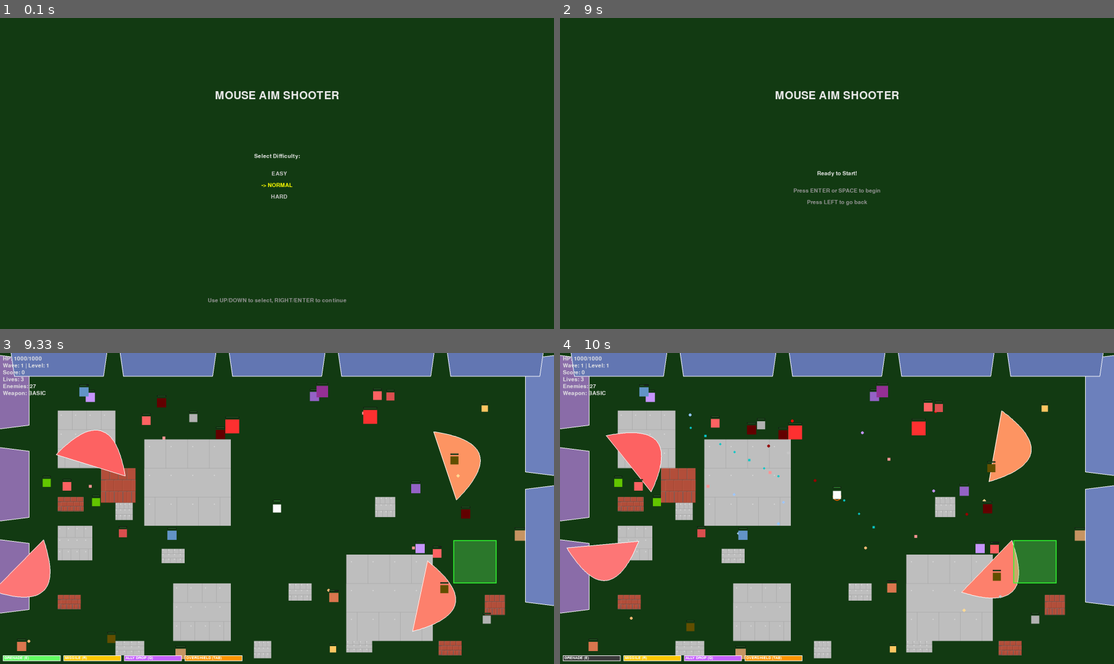
Above: before the commit, frames 1-4 (two rows, left to right).
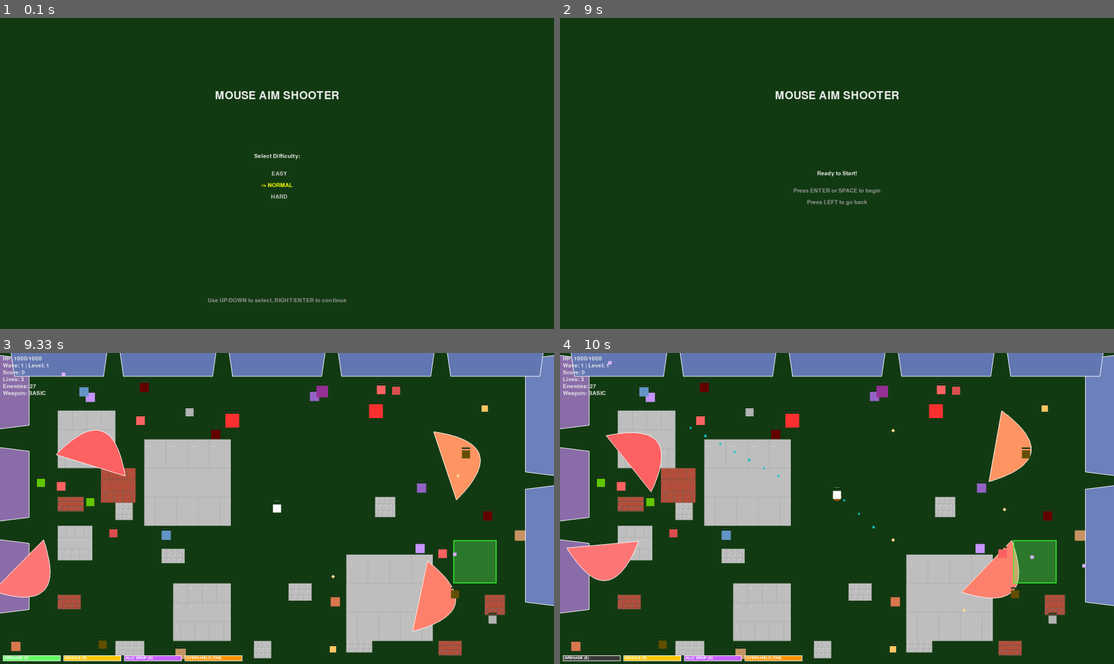
Above: after the commit, the same moments.

Repository: t-b-341/python-project---gpt_cursor-assisted
Game: pygame game, started from game.py
Two runs of this game, one before a commit and one after it. Both use one fixed random seed, a clock stepped at 60 frames per second and the inputs below.
Inputs:
- Up to frame 1 (0.1 s): no input
- Up to frame 2 (9 s): hold Right 0.33-0.8 s; hold Up 0.83-1.13 s; tap Space at 0.9, 1.23, 1.53, 2.3, 2.63, 3.9, 4.2, 4.97, 5.97, 6.83, 8.3 s; hold Right 1.17-1.63 s; hold Left 1.67-2.2 s; hold Down 2.23-2.53 s; hold Left 2.57-2.97 s; tap A at 3, 5.23 s; hold Left 3.83-4.3 s; hold Left 4.33-4.87 s; hold Down 4.9-5.2 s; tap Enter at 5.57 s; hold A 5.9-6.3 s; hold Left 5.9-6.3 s; hold Up 6.77-7.13 s; hold Left 7.67-8.2 s; hold Down 8.23-8.53 s
- Up to frame 3 (9.33 s): tap Enter at 9 s
- Up to frame 4 (10 s): hold Left 9.33-9.8 s; tap Space at 9.4, 9.9 s; hold W from 9.83 s (still down); hold Right from 9.83 s (still down); tap E at 9.98 s

Frames 1-2 are identical in both runs. In frame 3, 2.0% of the frame differs, in the area x 2-90%, y 6-96%; in frame 4, 2.6%, in the area x 2-95%, y 2-96%.

Commit message:
Refactor to use GameState for core game lists
Introduces a GameState dataclass in state.py to encapsulate core game lists (enemies, player_bullets, enemy_projectiles, friendly_projectiles). Updates game.py to use GameState for managing these lists, passing the state object to relevant functions and replacing direct global list access. This is the first step in refactoring global state management.

Diff:
--- a/game.py
+++ b/game.py
@@ -100,6 +100,7 @@
     spawn_friendly_projectile,
     update_friendly_ai,
 )
+from state import GameState
 
 
 # Placeholder WIDTH/HEIGHT for module-level initialization
@@ -176,6 +177,14 @@
 
     # Initialize player and other game state variables that depend on WIDTH/HEIGHT
     player = pygame.Rect((WIDTH - 28) // 2, (HEIGHT - 28) // 2, 28, 28)
+
+    # Create GameState instance to hold core game lists
+    # Initialize with existing global lists (they will be replaced gradually)
+    game_state = GameState()
+    game_state.enemies = enemies
+    game_state.player_bullets = player_bullets
+    game_state.enemy_projectiles = enemy_projectiles
+    game_state.friendly_projectiles = friendly_projectiles
 
     # Initialize pygame mouse visibility
     pygame.mouse.set_visible(True)
@@ -690,7 +699,7 @@
                 shoot_input = mouse_buttons[0] or (aiming_mode == AIM_ARROWS and (keys[pygame.K_LEFT] or keys[pygame.K_RIGHT] or keys[pygame.K_UP] or keys[pygame.K_DOWN]))
 
                 if shoot_input and player_time_since_shot >= effective_fire_rate:
-                    spawn_player_bullet_and_log()
+                    spawn_player_bullet_and_log(game_state)
                     player_time_since_shot = 0.0
 
                 # Laser beam weapon
@@ -764,7 +773,7 @@
                         laser_beams.remove(beam)
                     else:
                         # Check collision with enemies
-                        for enemy in enemies[:]:
+                        for enemy in game_state.enemies[:]:
                             if line_rect_intersection(beam["start"], beam["end"], enemy["rect"]):
                                 enemy["hp"] -= beam["damage"] * dt * 60  # Damage per frame
                                 if enemy["hp"] <= 0:
@@ -777,7 +786,7 @@
                         wave_beams.remove(beam)
                     else:
                         # Check collision with enemies
-                        for enemy in enemies[:]:
+                        for enemy in game_state.enemies[:]:
                             hit_pos, dist = check_wave_beam_collision(beam["points"], enemy["rect"], wave_beam_width)
                             if hit_pos:
                                 enemy["hp"] -= beam["damage"] * dt * 60
@@ -785,7 +794,7 @@
                                     kill_enemy(enemy)
 
                 # Enemy updates
-                for enemy in enemies[:]:
+                for enemy in game_state.enemies[:]:
                     if enemy.get("hp", 1) <= 0:
                         kill_enemy(enemy)
                         continue
@@ -820,21 +829,21 @@
                             if enemy.get("is_predictive", False):
                                 spawn_enemy_projectile_predictive(enemy, direction)
                             else:
-                                spawn_enemy_projectile(enemy)
+                                spawn_enemy_projectile(enemy, game_state)
                         enemy["shoot_cooldown"] = 0.0
 
                 # Bullet/projectile updates
-                for bullet in player_bullets[:]:
+                for bullet in game_state.player_bullets[:]:
                     bullet["rect"].x += int(bullet["vel"].x * dt)
                     bullet["rect"].y += int(bullet["vel"].y * dt)
 
                     # Remove if off screen
                     if rect_offscreen(bullet["rect"]):
-                        player_bullets.remove(bullet)
+                        game_state.player_bullets.remove(bullet)
                         continue
 
                     # Check collision with enemies
-                    for enemy in enemies[:]:
+                    for enemy in game_state.enemies[:]:
                         if bullet["rect"].colliderect(enemy["rect"]):
                             damage = bullet.get("damage", player_bullet_damage)
                             enemy["hp"] -= damage
@@ -853,7 +862,7 @@
 
                             # Remove bullet (unless it has penetration)
                             if bullet.get("penetration", 0) <= 0:
-                                player_bullets.remove(bullet)
+                                game_state.player_bullets.remove(bullet)
                                 break
                             else:
                                 bullet["penetration"] -= 1
@@ -866,7 +875,7 @@
                                 if block["hp"] <= 0:
                                     destructible_blocks.remove(block) if block in destructible_blocks else moveable_destructible_blocks.remove(block)
                                 if not bullet.get("bouncing", False):
-                                    player_bullets.remove(bullet)
+                                    game_state.player_bullets.remove(bullet)
                                     bullet["removed"] = True
                                     break
                                 else:
@@ -919,21 +928,21 @@
                 )
 
                 # Friendly projectile updates
-                for proj in friendly_projectiles[:]:
+                for proj in game_state.friendly_projectiles[:]:
                     proj["rect"].x += int(proj["vel"].x * dt)
                     proj["rect"].y += int(proj["vel"].y * dt)
 
                     if rect_offscreen(proj["rect"]):
-                        friendly_projectiles.remove(proj)
+                        game_state.friendly_projectiles.remove(proj)
                         continue
 
-                    for enemy in enemies[:]:
+                    for enemy in game_state.enemies[:]:
                         if proj["rect"].colliderect(enemy["rect"]):
                             damage = proj.get("damage", 20)
                             enemy["hp"] -= damage
                             if enemy["hp"] <= 0:
                                 kill_enemy(enemy)
-                            friendly_projectiles.remove(proj)
+                            game_state.friendly_projectiles.remove(proj)
                             break
 
                 # Grenade explosion updates
@@ -947,7 +956,7 @@
 
                     # Damage enemies and blocks in radius
                     explosion_pos = pygame.Vector2(explosion["x"], explosion["y"])
-                    for enemy in enemies[:]:
+                    for enemy in game_state.enemies[:]:
                         enemy_pos = pygame.Vector2(enemy["rect"].center)
                         dist = (enemy_pos - explosion_pos).length()
                         if dist <= explosion["radius"]:
@@ -1233,11 +1242,11 @@
                     pygame.draw.circle(screen, (255, 255, 255), pickup["rect"].center, pickup["rect"].w // 2, 2)
 
                 # Draw enemy projectiles
-                for proj in enemy_projectiles:
+                for proj in game_state.enemy_projectiles:
                     draw_projectile(screen, proj["rect"], proj["color"], proj.get("shape", "circle"))
 
                 # Draw player bullets
-                for bullet in player_bullets:
+                for bullet in game_state.player_bullets:
                     draw_projectile(screen, bullet["rect"], bullet["color"], bullet.get("shape", "circle"))
 
                 # Draw friendly projectiles
@@ -3155,7 +3164,7 @@
 # Rendering helper functions are now imported from rendering.py
 
 
-def spawn_player_bullet_and_log():
+def spawn_player_bullet_and_log(state: GameState):
     global shots_fired, player_bullet_shape_index
 
     # Determine aiming direction based on aiming mode
@@ -3236,7 +3245,7 @@
         effective_size[0],
         effective_size[1],
     )
-    player_bullets.append({
+    state.player_bullets.append({
             "rect": r,
             "vel": d * effective_speed,
             "shape": shape,
@@ -3275,7 +3284,7 @@
     )
 
 
-def spawn_enemy_projectile(enemy: dict):
+def spawn_enemy_projectile(enemy: dict, state: GameState):
     """Spawn projectile from enemy targeting nearest threat (player or friendly AI)."""
     e_pos = pygame.Vector2(enemy["rect"].center)
     threat_result = find_nearest_threat(e_pos, player, friendly_ai)
@@ -3299,7 +3308,7 @@
     proj_shape = enemy.get("projectile_shape", "circle")
     bounces = enemy.get("bouncing_projectiles", False)
 
-    enemy_projectiles.append({
+    state.enemy_projectiles.append({
         "rect": r,
         "vel": d * enemy["projectile_speed"],
         "enemy_type": enemy["type"],  # attribute damage source
@@ -3323,7 +3332,7 @@
         )
 
 
-def spawn_enemy_projectile_predictive(enemy: dict, direction: pygame.Vector2):
+def spawn_enemy_projectile_predictive(enemy: dict, direction: pygame.Vector2, state: GameState):
     """Spawn projectile from predictive enemy in a specific direction (predicted player position)."""
     r = pygame.Rect(
         enemy["rect"].centerx - enemy_projectile_size[0] // 2,
@@ -3333,7 +3342,7 @@
     )
     proj_color = enemy.get("projectile_color", enemy_projectiles_color)
     proj_shape = enemy.get("projectile_shape", "diamond")  # Rhomboid shape
-    enemy_projectiles.append({
+    state.enemy_projectiles.append({
         "rect": r,
         "vel": direction * enemy["projectile_speed"],
         "enemy_type": enemy["type"],
@@ -3343,7 +3352,7 @@
     })
 
 
-def spawn_boss_projectile(boss: dict, direction: pygame.Vector2):
+def spawn_boss_projectile(boss: dict, direction: pygame.Vector2, state: GameState):
     """Spawn a projectile from the boss in a specific direction."""
     r = pygame.Rect(
         boss["rect"].centerx - enemy_projectile_size[0] // 2,
@@ -3353,7 +3362,7 @@
     )
     proj_color = boss.get("projectile_color", enemy_projectiles_color)
     proj_shape = boss.get("projectile_shape", "circle")
-    enemy_projectiles.append(
+    state.enemy_projectiles.append(
         {
             "rect": r,
             "vel": direction * boss["projectile_speed"],
--- /dev/null
+++ b/state.py
@@ -0,0 +1,15 @@
+"""Game state container for core game lists."""
+from dataclasses import dataclass, field
+
+
+@dataclass
+class GameState:
+    """Container for core game lists and state.
+
+    This is a first-step refactoring to group related game data.
+    Only a subset of global lists are included initially.
+    """
+    enemies: list = field(default_factory=list)
+    player_bullets: list = field(default_factory=list)
+    enemy_projectiles: list = field(default_factory=list)
+    friendly_projectiles: list = field(default_factory=list)
